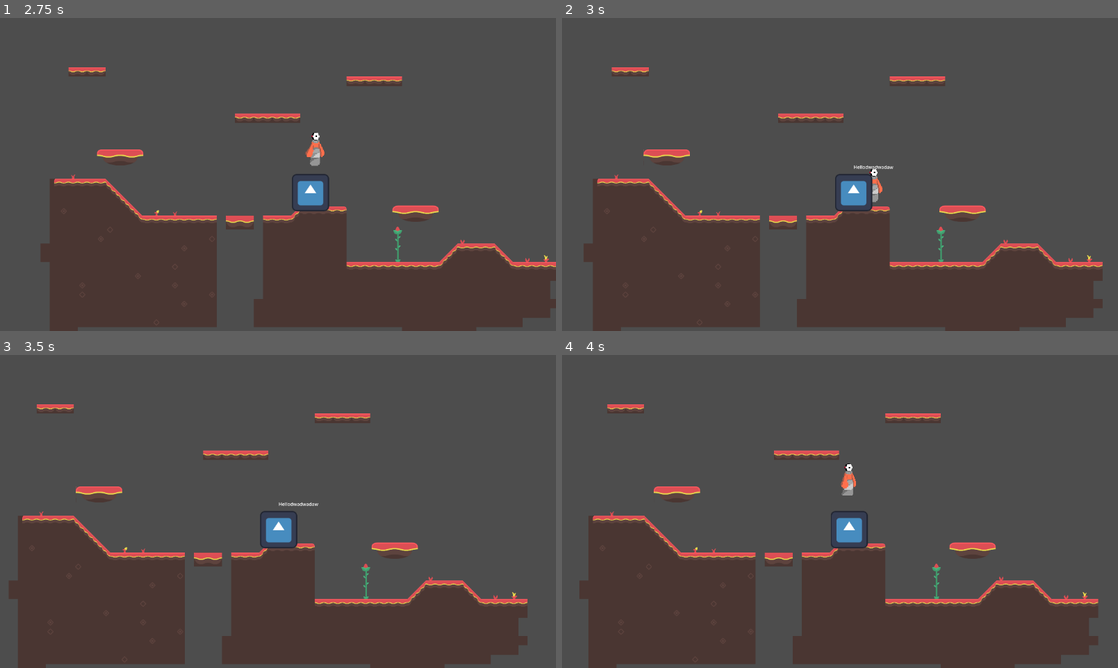
Above: before the commit, frames 1-4 (two rows, left to right).
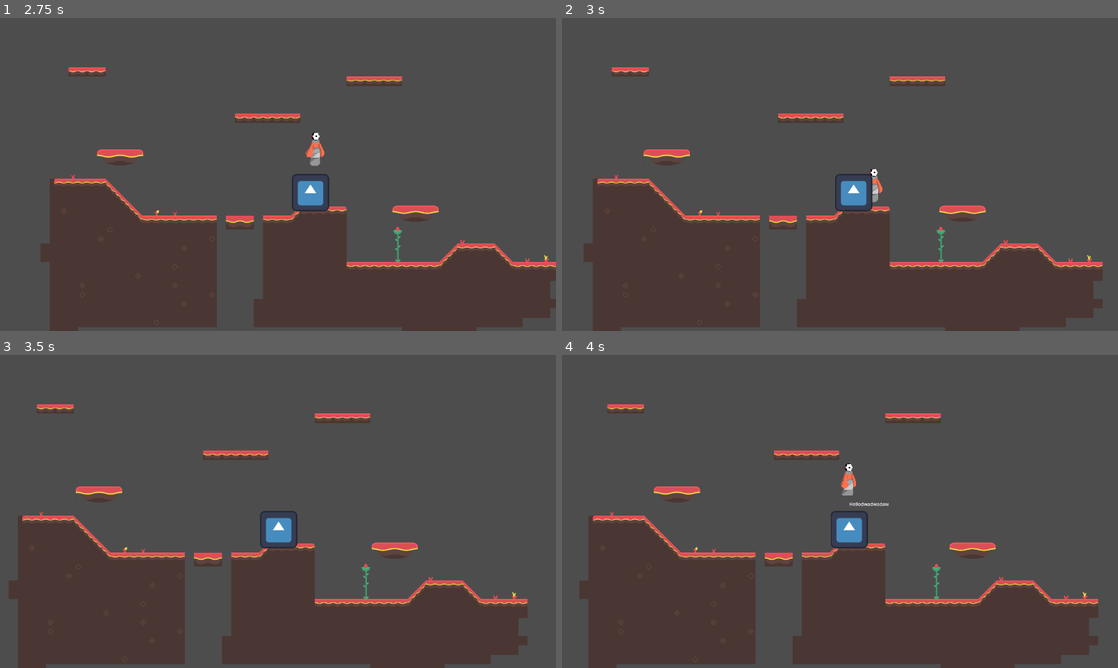
Above: after the commit, the same moments.

Repository: unsaltedkale/Quilt
Game: Godot game, scene res://Andy's Path/Scenes/AndyMain.tscn
The game is run twice, just before and just after one commit, with the same random seed, the same clock (stepped at 60 frames per second) and the same inputs. This scene is started directly instead of the project's main scene. The engine's default icon, where the game draws it, is replaced by a stand-in: a white triangle on a blue panel in a dark square.
Inputs (mouse positions are in pixels of both pictures, inside the frame that each line leads up to):
- Up to frame 1 (2.75 s): click "PLAY" at 0.5 s; move the mouse to (400, 158) at 1.27 s; hold E (interact) 1.28-2.03 s; hold D (move_right) from 1.28 s (still down); click (400, 158) at 1.42 s; tap Space (jump) at 1.52, 2.27 s; move the mouse to (166, 190) at 2.02 s; tap F (fire_projectile) at 2.1 s; tap E (interact) at 2.3 s
- Up to frame 2 (3 s): move the mouse to (895, 105) at 2.77 s; release D (move_right) at 2.78 s; hold A (move_left) from 2.78 s (still down); hold E (interact) from 2.78 s (still down)
- Up to frame 3 (3.5 s): keep holding A (move_left); keep holding E (interact)
- Up to frame 4 (4 s): move the mouse to (812, 574) at 3.52 s; release A (move_left) at 3.53 s; release E (interact) at 3.53 s; hold D (move_right) from 3.53 s (still down); tap E (interact) at 3.6 s; click (812, 574) at 3.67 s; tap Space (jump) at 3.77 s

Frame 1 is identical in both runs. In frame 2, less than 0.1% of the frame differs, in the area x 52-60%, y 47-49%; in frame 3, less than 0.1%; in frame 4, less than 0.1%, in the area x 51-59%, y 47-49%.

Commit message:
Updated NPC

Diff:
--- a/Andy's Path/Scenes/AndyMain.tscn
+++ b/Andy's Path/Scenes/AndyMain.tscn
@@ -3,10 +3,10 @@
 [ext_resource type="PackedScene" uid="uid://1iv87qysc1dl" path="res://Andy's Path/Scenes/UI.tscn" id="1_u0n1e"]
 [ext_resource type="Texture2D" uid="uid://nycislmjusp8" path="res://Resources/tilesheet_complete.png" id="2_54g6f"]
 [ext_resource type="Texture2D" uid="uid://dmcdml67v5cp1" path="res://icon.svg" id="3_kmm4v"]
-[ext_resource type="Script" uid="uid://7kvdyj2pyumq" path="res://Andy's Path/Scenes/NPC.gd" id="3_v7cp0"]
+[ext_resource type="Script" uid="uid://7kvdyj2pyumq" path="res://Andy's Path/Scripts/NPC.gd" id="3_v7cp0"]
 [ext_resource type="Script" uid="uid://v7r7qbvsu82m" path="res://Andy's Path/Scripts/showDialog1.gd" id="4_w24ue"]
 [ext_resource type="PackedScene" uid="uid://bifokdbk5ab4o" path="res://Emily WIP/Scenes/player.tscn" id="5_52mfe"]
-[ext_resource type="Script" uid="uid://bbfxlqvale6op" path="res://Andy's Path/Scenes/Trigger.gd" id="6_5ahwk"]
+[ext_resource type="Script" uid="uid://bbfxlqvale6op" path="res://Andy's Path/Scripts/Trigger.gd" id="6_5ahwk"]
 [ext_resource type="PackedScene" uid="uid://dacoqwe3msj05" path="res://Elena/Scenes/movingplatform.tscn" id="6_6yeqv"]
 [ext_resource type="Script" uid="uid://btipl8qwvi5os" path="res://Andy's Path/Scripts/CameraController.gd" id="6_v7cp0"]
 [ext_resource type="PackedScene" uid="uid://bynaee88w7bws" path="res://Elena/Scenes/dissapearing_platform.tscn" id="7_whrfe"]
--- a/Andy's Path/Scenes/NPC.gd
+++ b/Andy's Path/Scripts/NPC.gd
@@ -2,6 +2,8 @@
 
 var labelReference
 var areaReferecnce
+
+var isPressed = false
 
 func _ready() -> void:
 	labelReference = $Label
@@ -9,6 +11,7 @@
 
 func _process(delta: float) -> void:
 	Display_Text_With_Input()
+	print(isPressed)
 
 func Display_Text_No_Input():
 	if areaReferecnce.isInTrigger == true:
@@ -20,10 +23,17 @@
 		labelReference.visible = false
 
 func Display_Text_With_Input():
-	if areaReferecnce.isInTrigger == true && Input.is_action_pressed("interact"):
-		print("In Trigger")
+	if isPressed == true:
 		labelReference.visible = true
-
 	else:
-		print("Out of Trigger")
 		labelReference.visible = false
+	if areaReferecnce.isInTrigger == true:
+		#print("In Trigger")
+		if Input.is_action_just_pressed("interact"):
+			if isPressed == true:
+				isPressed = false
+			else:
+				isPressed = true
+	else:
+		pass
+		#print("Out of Trigger")
Renamed: Andy's Path/Scenes/NPC.gd.uid -> Andy's Path/Scripts/NPC.gd.uid
Renamed: Andy's Path/Scenes/Trigger.gd -> Andy's Path/Scripts/Trigger.gd
Renamed: Andy's Path/Scenes/Trigger.gd.uid -> Andy's Path/Scripts/Trigger.gd.uid
